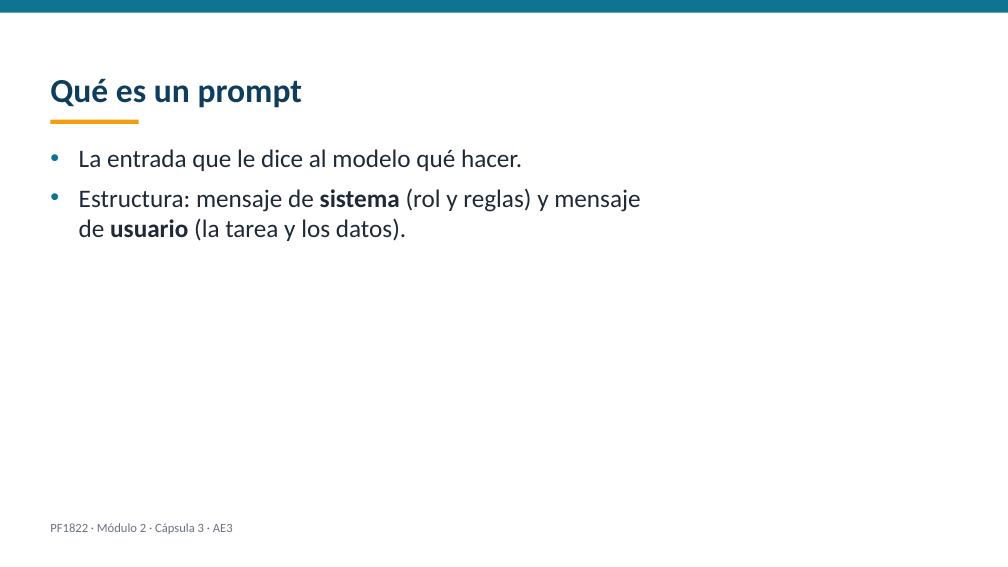
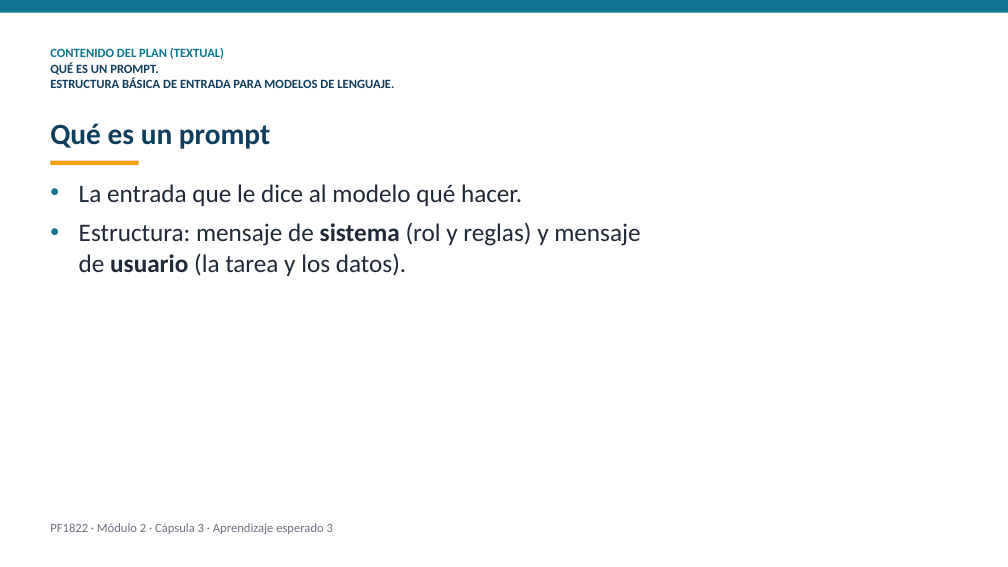
Before and after one commit to dojedacifuentes/naty.proyecto01, a slide deck: slide 3 of modulo-2/PF1822-desarrollo-con-ia/produccion/videos/AE3-capsula.pptx (slide 2 before the commit). Drawn at 1008x567 pixels with LibreOffice and Linux fonts; fonts in the diff are those of the drawing. Boxes give left, top, right and bottom in pixels: in the first picture for what was removed or moved away, otherwise in the second. Text is boxed around its words. In the diff, an @@ line names an element or a change of style, - is before the commit and + after.

Commit message:
checkpoint: 2026-09-25 videocapsulas textuales del plan para el revisor

```diff
--- a/modulo-2/PF1822-desarrollo-con-ia/produccion/videos/AE3-capsula.pptx
+++ b/modulo-2/PF1822-desarrollo-con-ia/produccion/videos/AE3-capsula.pptx
@@ text added at bbox=[50, 48, 394, 88], 12 pt, text #0F3D5E, bold @@
+CONTENIDO DEL PLAN (TEXTUAL)
+QUÉ ES UN PROMPT.
+ESTRUCTURA BÁSICA DE ENTRADA PARA MODELOS DE LENGUAJE.
@@ text "Qué es un prompt": place and size @@
-text "Qué es un prompt" at bbox=[50, 78, 303, 108]
+text "Qué es un prompt" at bbox=[50, 123, 270, 149]
@@ text "Qué es un prompt" at bbox=[50, 123, 270, 149]: size 32 to 28 pt @@
@@ text "La entrada que le dice ...": place and size @@
-text "La entrada que le dice ..." at bbox=[79, 149, 640, 241]
+text "La entrada que le dice ..." at bbox=[79, 184, 640, 276]
@@ rectangle: place and size @@
-rectangle at bbox=[51, 119, 139, 124]
+rectangle at bbox=[51, 160, 139, 165]
@@ text at bbox=[50, 523, 333, 534]: text changed @@
-PF1822 · Módulo 2 · Cápsula 3 · AE3
+PF1822 · Módulo 2 · Cápsula 3 · Aprendizaje esperado 3
```
Also in this commit, not shown: 9 other slides changed, 1 slide added, 37 other files.
